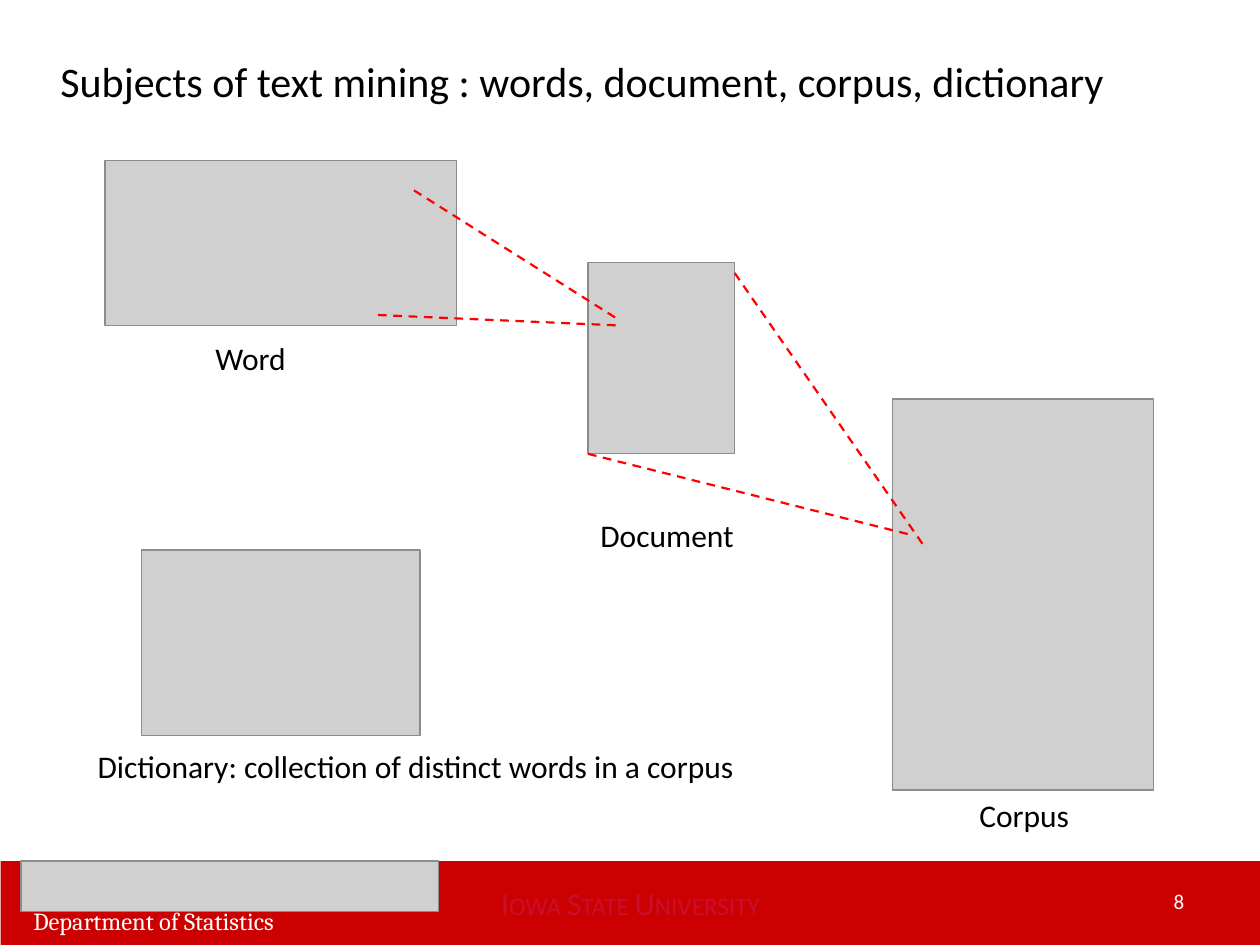
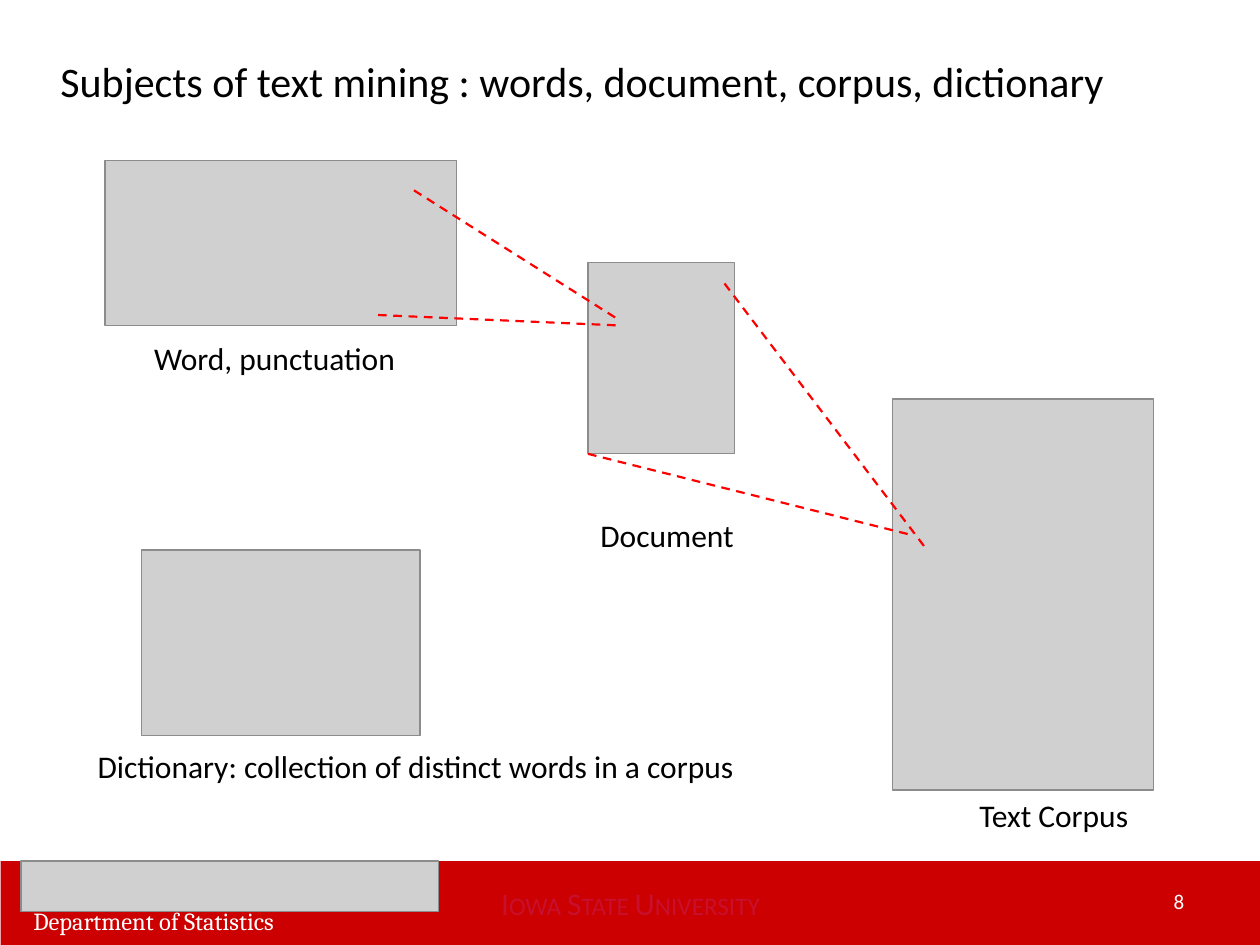
Before and after one commit to huwei95/Yelp_Text_Mining, a slide deck: slide 8 of Wei Hu Master of Statistics Final Oral Exam Apr 12.pptx. Drawn at 1260x945 pixels with LibreOffice and Linux fonts; fonts in the diff are those of the drawing; grey boxes stand for pictures. Boxes give left, top, right and bottom in pixels: in the first picture for what was removed or moved away, otherwise in the second. Text is boxed around its words. In the diff, an @@ line names an element or a change of style, - is before the commit and + after.

```diff
--- a/Wei Hu Master of Statistics Final Oral Exam Apr 12.pptx
+++ b/Wei Hu Master of Statistics Final Oral Exam Apr 12.pptx
@@ line moved from (735, 273) - (924, 546) to (724, 284) - (924, 546) @@
@@ text at [154,348,394,375]: text changed @@
-Word
+Word, punctuation
@@ text at [979,806,1128,832]: text changed @@
-Corpus
+Text Corpus
```
Also in this commit, not shown: 4 other slides changed.
